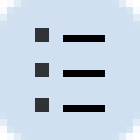
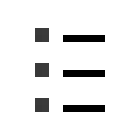
Two versions of the same layered image (140px x 140px). Layer-by-layer changes:
removed layer "Background" over [0, 0, 140, 140]
